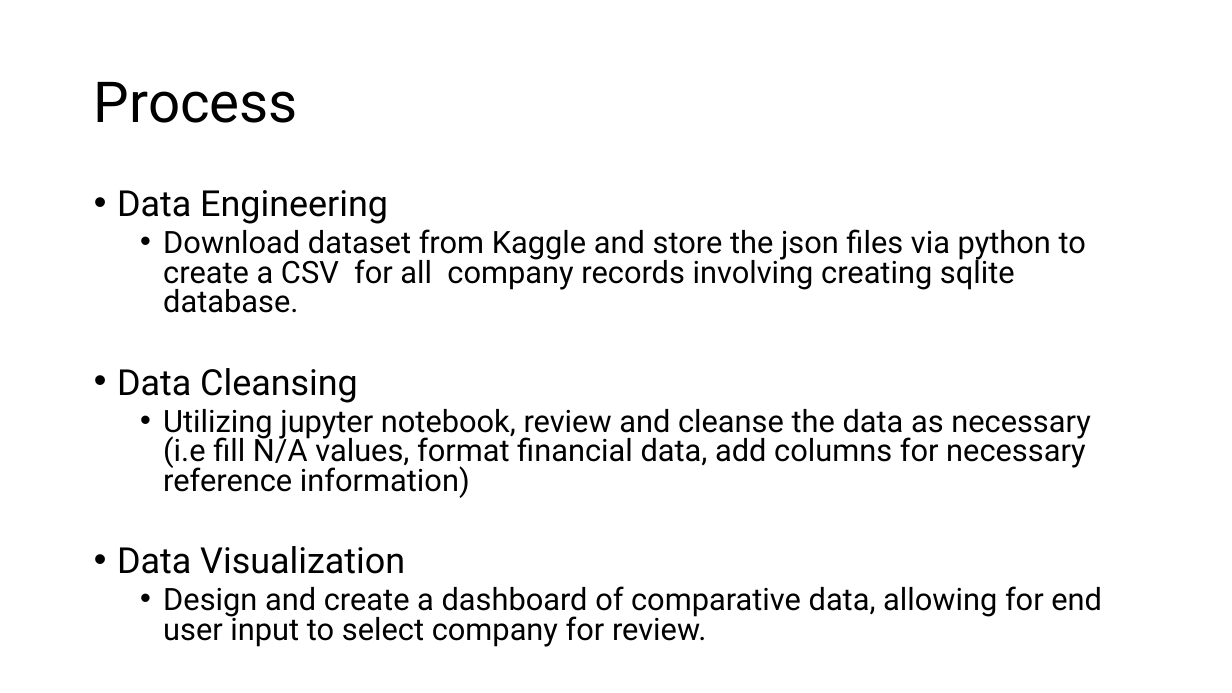
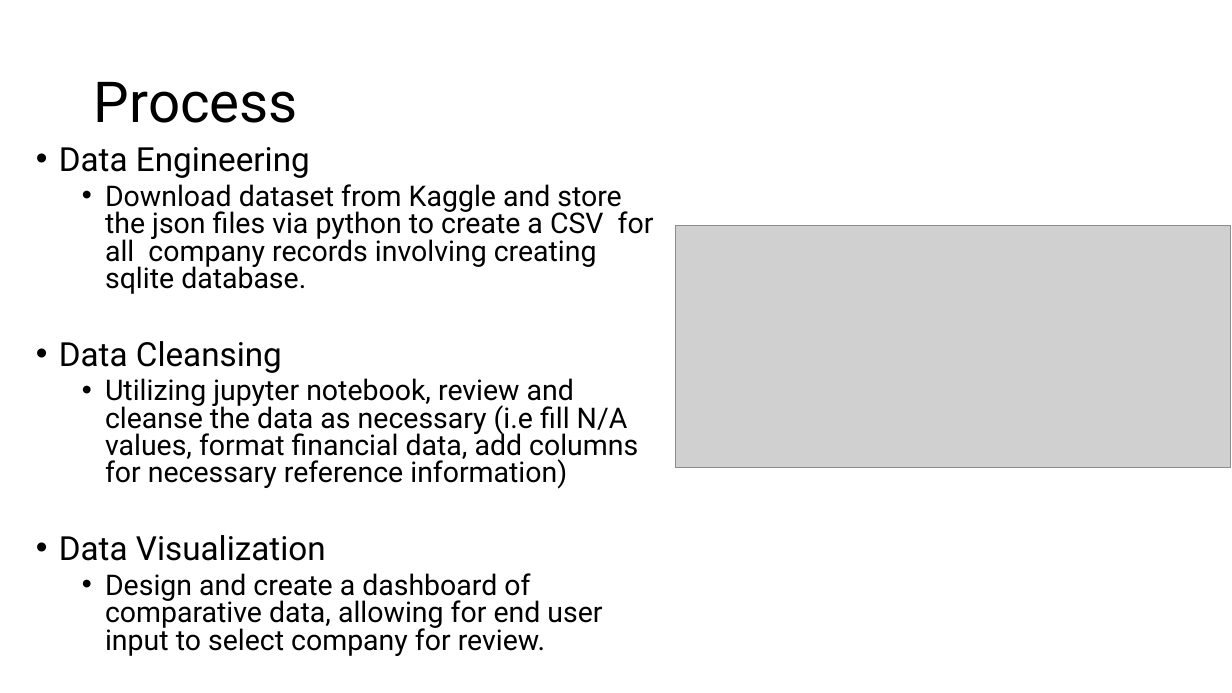
Before and after one commit to BrennanB572/Project-3, a slide deck: slide 4 of Company Stock vs Asset presentation.pptm. Drawn at 1232x693 pixels with LibreOffice and Linux fonts; fonts in the diff are those of the drawing; grey boxes stand for pictures. Boxes give left, top, right and bottom in pixels: in the first picture for what was removed or moved away, otherwise in the second. Text is boxed around its words. In the diff, an @@ line names an element or a change of style, - is before the commit and + after.

```diff
--- a/Company Stock vs Asset presentation.pptm
+++ b/Company Stock vs Asset presentation.pptm
@@ text "Data Engineering": place and size @@
-text "Data Engineering" at [117, 190, 1102, 647]
+text "Data Engineering" at [59, 147, 654, 656]
@@ text "Data Engineering" at [59, 147, 654, 656]: size 28 to 25.9 pt in "Data Engineering", "Data Cleansing", "Data Visualization"; size 24 to 22.2 pt in "Download dataset from Kaggle and store the ...", "Utilizing jupyter notebook, review and cleanse the ...", "Design and create a dashboard of comparative ..." @@
@@ picture added at [676, 226, 1231, 468] @@
```
Also in this commit, not shown: 5 other slides changed.
